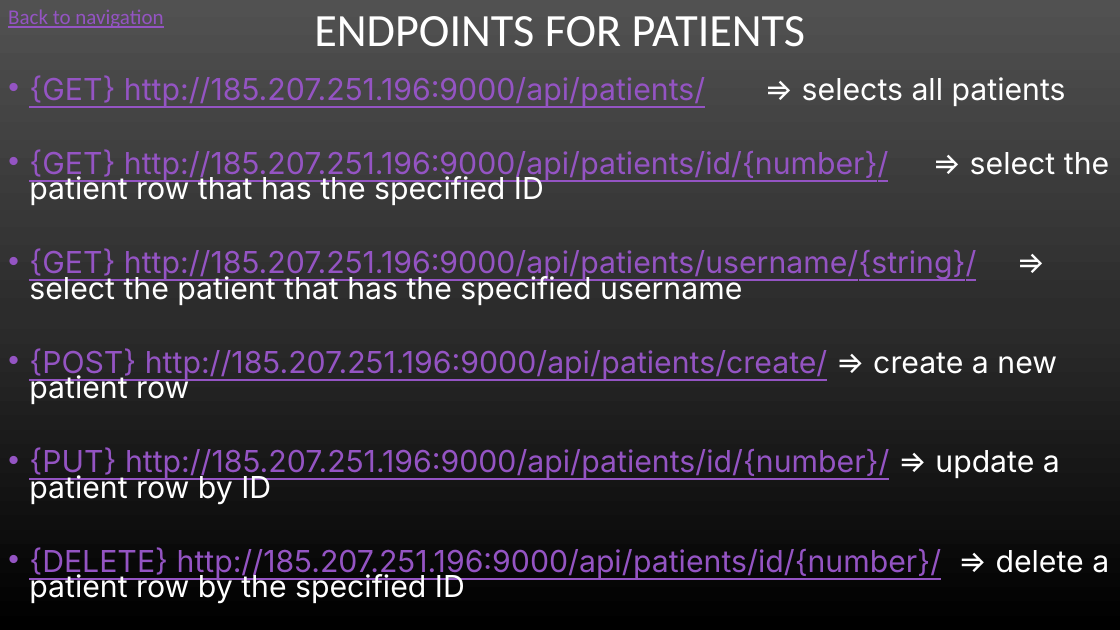
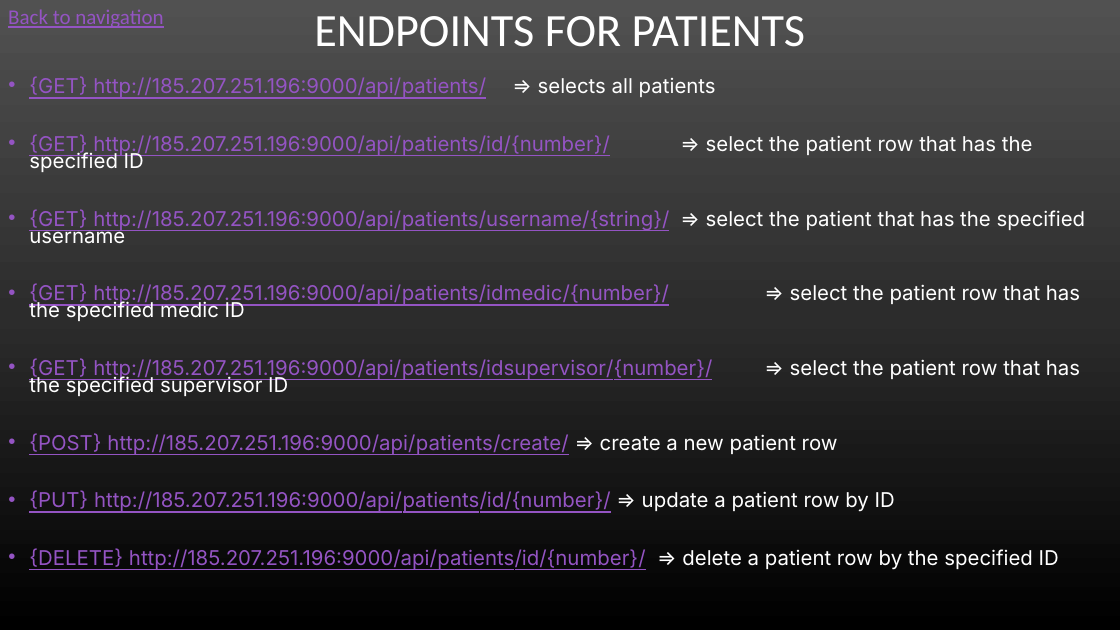
Before and after one commit to SkyNeTz22/IP_API, a slide deck: slide 14 of useful_files/Documentation/IP_API_DOCUMENTATION.pptx. Drawn at 1120x630 pixels with LibreOffice and Linux fonts; fonts in the diff are those of the drawing. Boxes give left, top, right and bottom in pixels: in the first picture for what was removed or moved away, otherwise in the second. Text is boxed around its words. In the diff, an @@ line names an element or a change of style, - is before the commit and + after.

```diff
--- a/useful_files/Documentation/IP_API_DOCUMENTATION.pptx
+++ b/useful_files/Documentation/IP_API_DOCUMENTATION.pptx
@@ text at <box>29,76,1086,570</box>: size 25.9 to 17.5 pt in "{GET} http://185.207.251.196:9000/api/patients/ => selects a ...", "{GET} http://185.207.251.196:9000/api/patients/id/{number}/  ...", "{GET} http://185.207.251.196:9000/api/patients/username/{str ...", "{POST} http://185.207.251.196:9000/api/patients/create/ => c ..." and 2 more places @@
@@ text at <box>29,283,1080,381</box>: paragraphs added @@
+• {GET} http://185.207.251.196:9000/api/patients/idmedic/{number}/ => select the patient row that has the specified medic ID
+• {GET} http://185.207.251.196:9000/api/patients/idsupervisor/{number}/ => select the patient row that has the specified supervisor ID
```
Also in this commit, not shown: 4 other slides changed, 1 other file.
